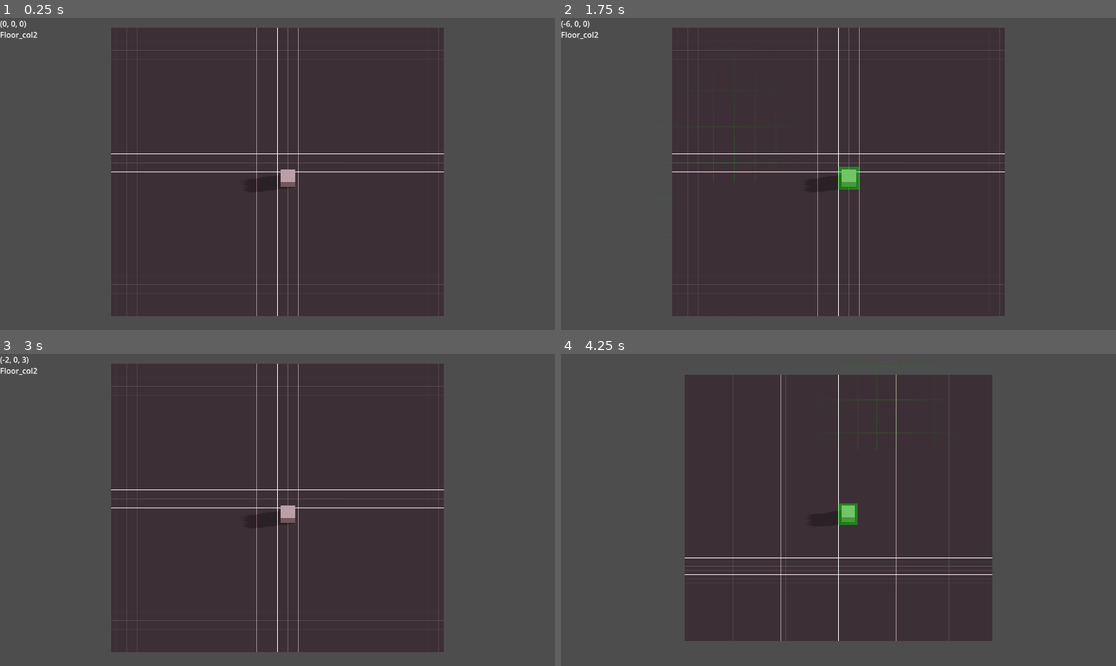
Above: before the commit, frames 1-4 (two rows, left to right).
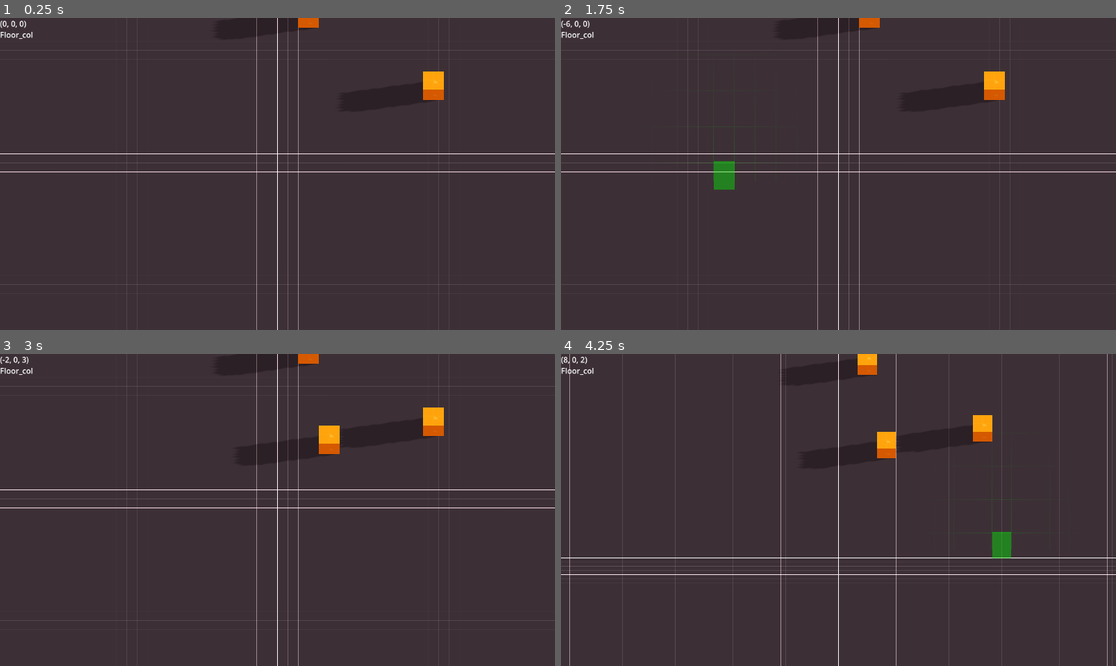
Above: after the commit, the same moments.

Repository: jorie100/Lander
Game: Godot game, scene res://scenes/DebugScene.tscn
Two runs of this game, one before a commit and one after it. Both use one fixed random seed, a clock stepped at 60 frames per second and the inputs below.
Inputs (mouse positions are in pixels of both pictures, inside the frame that each line leads up to):
- Up to frame 1 (0.25 s): no input
- Up to frame 2 (1.75 s): tap Enter at 0.5 s; move the mouse to (960, 158) at 0.52 s; press the mouse at (960, 158) at 0.53 s; tap Q (cycle_structures) at 0.8, 1.35 s; tap Space at 1.25 s; move the mouse to (727, 189) at 1.27 s; release the mouse at (727, 189) at 1.28 s; tap C (toggle_build_mode) at 1.55 s
- Up to frame 3 (3 s): tap Enter at 2 s; move the mouse to (333, 441) at 2.02 s; press the mouse at (333, 441) at 2.03 s; tap C (toggle_build_mode) at 2.1 s; tap Space at 2.75 s; move the mouse to (249, 572) at 2.77 s; release the mouse at (249, 572) at 2.78 s; click (249, 572) at 2.85 s
- Up to frame 4 (4.25 s): tap Q (cycle_structures) at 3.05 s; tap Enter at 3.5 s; move the mouse to (1005, 556) at 3.52 s; tap Mouse wheel down (cam_zoom_down) at 3.6 s; tap C (toggle_build_mode) at 3.8 s

The runs differ from the first frame. In frame 1, 44% of the frame differs, in the area x 0-100%, y 0-100%; in frame 2, 45%; in frame 3, 45%; in frame 4, 52%.
Error before the commit: Invalid access to property or key 'world_generated' on a base object of type 'Node (world_generator.gd)'. (res://scripts/world/world.gd:24)

Commit message:
Preview fixed

Diff:
--- a/scenes/DebugScene.tscn
+++ b/scenes/DebugScene.tscn
@@ -10,7 +10,6 @@
 [ext_resource type="Script" path="res://scripts/world/preview_container.gd" id="4_pfnmy"]
 [ext_resource type="Material" uid="uid://cqlp7kufgqtba" path="res://assets/materials/structures/preview_buildable.tres" id="5_xxv2k"]
 [ext_resource type="Material" uid="uid://bopvtyrfl120p" path="res://assets/materials/structures/preview_not_buildable.tres" id="6_bchxv"]
-[ext_resource type="PackedScene" uid="uid://0n25bdi0ds4f" path="res://scenes/player/Player.tscn" id="7_1qfo7"]
 [ext_resource type="Script" path="res://scripts/world/structures_container.gd" id="8_g41cv"]
 
 [sub_resource type="ArrayMesh" id="ArrayMesh_tksk0"]
@@ -44,10 +43,21 @@
 world_generator = NodePath("WorldGenerator")
 main_camera = NodePath("../MainCamera")
 
-[node name="WorldGenerator" type="Node" parent="World" node_paths=PackedStringArray("structures_container")]
+[node name="WorldGenerator" type="Node" parent="World" node_paths=PackedStringArray("structures_container", "world_floor")]
 script = ExtResource("4_f2ikr")
 current_structure = ExtResource("3_srluh")
 structures_container = NodePath("../StructuresContainer")
+world_floor = NodePath("../Floor")
+
+[node name="Floor" parent="World" instance=ExtResource("1_16ih5")]
+mesh = SubResource("ArrayMesh_tksk0")
+skeleton = NodePath("../..")
+material = ExtResource("4_ip3fi")
+
+[node name="Floor_col" type="StaticBody3D" parent="World/Floor"]
+
+[node name="CollisionShape3D" type="CollisionShape3D" parent="World/Floor/Floor_col"]
+shape = SubResource("ConcavePolygonShape3D_clfng")
 
 [node name="PreviewContainer" type="Node3D" parent="World"]
 script = ExtResource("4_pfnmy")
@@ -56,15 +66,6 @@
 
 [node name="StructuresContainer" type="Node" parent="World"]
 script = ExtResource("8_g41cv")
-
-[node name="Floor" parent="." instance=ExtResource("1_16ih5")]
-mesh = SubResource("ArrayMesh_tksk0")
-material = ExtResource("4_ip3fi")
-
-[node name="Floor_col" type="StaticBody3D" parent="Floor"]
-
-[node name="CollisionShape3D" type="CollisionShape3D" parent="Floor/Floor_col"]
-shape = SubResource("ConcavePolygonShape3D_clfng")
 
 [node name="MainCamera" parent="." instance=ExtResource("4_gwgv0")]
 transform = Transform3D(1, 0, 0, 0, 0.5, 0.866025, 0, -0.866025, 0.5, 0, 90, 52.0788)
@@ -80,18 +81,7 @@
 directional_shadow_split_3 = 0.9
 directional_shadow_fade_start = 1.0
 
-[node name="Player" parent="." instance=ExtResource("7_1qfo7")]
-transform = Transform3D(1, 0, 0, 0, 1, 0, 0, 0, 1, 0.5, 0, 0.5)
-
 [node name="WorldEnvironment" type="WorldEnvironment" parent="."]
 environment = SubResource("Environment_r7bvf")
 
-[connection signal="built_checked" from="World" to="World/PreviewContainer" method="_on_world_generator_built_checked"]
-[connection signal="built_checked" from="World" to="MainCamera" method="_on_world_generator_built_checked"]
-[connection signal="structure_clicked" from="World" to="Player" method="_on_world_generator_structure_clicked"]
-[connection signal="world_generated" from="World" to="World/PreviewContainer" method="_on_world_generator_world_generated"]
-[connection signal="world_generated" from="World" to="Floor" method="_on_world_generator_world_generated"]
-[connection signal="world_generated" from="World" to="Player" method="_on_world_generator_world_generated"]
 [connection signal="build_mode_toggled" from="MainCamera" to="World/PreviewContainer" method="_on_main_camera_build_mode_toggled"]
-[connection signal="structure_changed" from="MainCamera" to="World" method="_on_main_camera_structure_changed"]
-[connection signal="structure_changed" from="MainCamera" to="World/PreviewContainer" method="_on_main_camera_structure_changed"]
--- a/scripts/player/main_camera.gd
+++ b/scripts/player/main_camera.gd
@@ -4,11 +4,7 @@
 signal structure_builded(build_position: Vector3, build_structure: StructureData)
 signal structure_destroyed(collided_structure: CollisionObject3D)
 signal structure_selected(collided_structure: CollisionObject3D)
-
-#signal player_moved(target_position: Vector3)
-#signal structure_clicked(collided_structure: CollisionObject3D)
-signal build_mode_toggled(is_building: bool, structure: StructureData)
-signal structure_changed(structure: StructureData)
+signal build_mode_toggled(is_building: bool)
 
 # Speed of the camera movement
 @export_category("MainCamera")
@@ -39,11 +35,10 @@
 	if Input.is_action_just_pressed("cycle_structures") and build_mode:
 		structures = Utils.rotate_right(structures,1)
 		current_structure = structures.front()
-		structure_changed.emit(current_structure)
 
 	if Input.is_action_just_pressed("toggle_build_mode"):
 		build_mode = not build_mode
-		build_mode_toggled.emit(build_mode, current_structure)
+		build_mode_toggled.emit(build_mode)
 		if grid:
 			grid.visible = build_mode
 
@@ -109,8 +104,7 @@
 			if mouse_3d_position.z < 0:
 				mouse_3d_position.z += -1
 			if raycast_result.get("collider").collision_layer == 1:
-				pass
-				#builded.emit(mouse_3d_position, true)
+				structure_previewed.emit(mouse_3d_position, current_structure)
 
 	if Input.is_action_just_released("cam_zoom_down") and camera_zoom < 50:
 		camera_zoom += 100 * delta * (camera_zoom/20)
@@ -154,7 +148,7 @@
 	var result = space.intersect_ray(ray_query)
 	return result
 
-func _on_world_generator_built_checked(is_buildable):
+func _on_buildable_check(is_buildable):
 	if is_buildable:
 		grid.get_surface_override_material(0).set_shader_parameter("line_color", Color8(0,255,0,255))
 	else:
--- a/scripts/player/player.gd
+++ b/scripts/player/player.gd
@@ -132,9 +132,9 @@
 func _on_world_generator_world_generated(world: WorldData):
 	astar_grid = world.astar_grid
 	floor_height = world.floor_height
-	world.world_changed.connect(_on_world_changed)
-
-func _on_world_changed(world: WorldData):
+	world.world_updated.connect(_on_world_updated)
+
+func _on_world_updated(world: WorldData):
 	astar_grid = world.astar_grid
 	floor_height = world.floor_height
 
--- a/scripts/procedural/procedural_plane.gd
+++ b/scripts/procedural/procedural_plane.gd
@@ -92,6 +92,6 @@
 	# new_material.albedo_color = Color8(randi_range(0,180),randi_range(0,50),randi_range(0,180),1)
 	# self.set_surface_override_material(0, new_material)
 
-func _on_world_generator_world_generated(world: WorldData):
-	update_size(world.width,world.height)
-	self.global_position.y = world.floor_height
+func generate_floor(world_settings: WorldSettings):
+	update_size(world_settings.width,world_settings.height)
+	self.global_position.y = world_settings.floor_height
--- a/scripts/resources/world_data.gd
+++ b/scripts/resources/world_data.gd
@@ -1,7 +1,7 @@
 extends WorldSettings
 class_name WorldData
 
-signal world_changed(world: WorldData)
+signal world_updated(world: WorldData)
 
 @export var structures: Array[StructureData] = []
 
@@ -21,19 +21,12 @@
 	set_generate_structures(world_settings.generate_structures)
 	set_world_seed(world_settings.world_seed)
 
-# Additional functions to handle interactions with structures
-# func get_structure_at_position(position: Vector2) -> StructureData:
-# 	for structure in structures:
-# 		if structure.is_point_in_shape(position):
-# 			return structure
-# 	return null
-
 func is_world_point_solid(x: int, y: int) -> bool:
 	return astar_grid.is_point_solid(Vector2i(x, y))
 
 func set_world_point(x: int, y: int, solid: bool) -> void:
 	astar_grid.set_point_solid(Vector2i(x,y),solid)
-	world_changed.emit(self)
+	world_updated.emit(self)
 
 func is_world_structure_solid(x: int, y: int, structure: StructureData) -> bool:
 	for point in structure.structure_shape:
@@ -49,19 +42,13 @@
 		set_world_point(new_structure.structure_shape[index].x, new_structure.structure_shape[index].y, true)
 	structures.append(new_structure)
 
-# func add_structure(structure: StructureData):
-# 	structures.append(structure)
-# 	for index in structure.structure_shape.size():
-# 		set_world_point(structure.structure_shape[index].x, structure.structure_shape[index].y, true)
-# 	world_changed.emit(self)
-
 func remove_structure(index: int):
 	for point in structures[index].structure_shape:
 		set_world_point(point.x, point.y, false)
 	structures.remove_at(index)
-	world_changed.emit(self)
+	world_updated.emit(self)
 
 # Setters and getters
 func set_astar_grid(value):
 	astar_grid = value
-	world_changed.emit()
+	world_updated.emit()
--- a/scripts/world/preview_container.gd
+++ b/scripts/world/preview_container.gd
@@ -3,39 +3,32 @@
 @export var buildable_material: StandardMaterial3D
 @export var not_buildable_material: StandardMaterial3D
 
-@export var default_structure: StructureData
-
+var default_structure: StructureData
 var current_structure: StructureData
 var floor_height: int = 0
 
-func _on_main_camera_build_mode_toggled(is_building, structure):
-	if not structure is StructureData:
-		current_structure = default_structure
-	else:
-		current_structure = structure
-	if is_building:
-		update_mesh(current_structure)
-		self.visible = true
-	else:
-		self.visible = false
+func _ready():
+	self.visible = false
 
-func _on_main_camera_structure_changed(structure):
-	current_structure = structure
-	update_mesh(current_structure)
+func _on_structure_previewed(build_position: Vector3, build_structure: StructureData):
+	build_position = Vector3i(build_position)
+	self.global_position = build_position
+	self.global_position.y = floor_height + 0.5
+	if current_structure != build_structure:
+		current_structure = build_structure
+		update_mesh(build_structure)
 
-func _on_world_generator_built_checked(is_buildable):
+func _on_buildable_check(is_buildable):
 	for child in self.get_children():
 		if is_buildable:
 			child.set_surface_override_material(0, buildable_material)
 		else:
 			child.set_surface_override_material(0, not_buildable_material)
 
-func _on_main_camera_builded(build_position, _is_preview):
-	build_position = Vector3i(build_position)
-	self.global_position = build_position
-	self.global_position.y = floor_height + 0.5
+func _on_build_mode_toggled(is_build_mode):
+	self.visible = is_build_mode
 
-func _on_world_generator_world_generated(world):
+func _on_world_updated(world):
 	floor_height = world.floor_height
 
 func update_mesh(structure: StructureData):
--- a/scripts/world/world.gd
+++ b/scripts/world/world.gd
@@ -1,10 +1,7 @@
 extends Node3D
 
 signal new_world_started(world_settings: WorldSettings)
-
-signal world_generated(world: WorldData)
-signal built_checked(is_buildable: bool)
-signal structure_clicked(structure: StructureData)
+signal buildable_check(is_buildable: bool)
 
 # Settings del mundo
 @export_category("WorldSettings")
@@ -21,27 +18,39 @@
 var world: WorldData
 
 func _ready() -> void:
-	world_generator.world_generated.connect(_on_world_generated)
-	new_world_started.emit(world_settings)
+	if "build_structure" in structures_container:
 
-	if "build_structure" in structures_container:
+		# World generation
+		world_generator.world_generated.connect(_on_world_generated)
+		self.new_world_started.connect(world_generator._on_new_world_started)
+		new_world_started.emit(world_settings)
+
+		# Camera connections
 		main_camera.structure_previewed.connect(_on_structure_previewed)
 		main_camera.structure_builded.connect(_on_structure_builded)
 		main_camera.structure_destroyed.connect(_on_structure_destroyed)
-		main_camera.structure_selected.connect(_on_structure_selected)
+		# main_camera.structure_selected.connect(_on_structure_selected)
+
+		# Preview container connections
+		main_camera.structure_previewed.connect(preview_container._on_structure_previewed)
+		main_camera.build_mode_toggled.connect(preview_container._on_build_mode_toggled)
+
+		# Buildable checks
+		self.buildable_check.connect(main_camera._on_buildable_check)
+		self.buildable_check.connect(preview_container._on_buildable_check)
+
 
 func _on_world_generated(world_data: WorldData):
 	world = world_data
-	world_generated.emit(world)
 
-func _on_main_camera_structure_clicked(collided_structure: CollisionObject3D):
-	structure_clicked.emit(world.structures[collided_structure.get_index()])
+	world.world_updated.connect(preview_container._on_world_updated)
 
 func _on_structure_previewed(build_position: Vector3, build_structure: StructureData):
-	pass
+	build_position = Vector3i(build_position)
+	buildable_check.emit(!world.is_world_structure_solid(int(build_position.x), int(build_position.z), build_structure))
 
-func _on_structure_selected(collided_structure: CollisionObject3D):
-	pass
+# func _on_structure_selected(collided_structure: CollisionObject3D):
+# 	pass
 
 func _on_structure_builded(build_position: Vector3, build_structure: StructureData):
 	build_position = Vector3i(build_position)
--- a/scripts/world/world_generator.gd
+++ b/scripts/world/world_generator.gd
@@ -1,14 +1,15 @@
 extends Node
 
-signal new_world_generated(world: WorldData)
+signal world_generated(world: WorldData)
 
-@export var current_structure: StructureData
+@export var current_structure: StructureData ## Structure being generated randomly
 @export var structures_container: Node
-
-func _ready():
-	self.get_parent().new_world_started.connect(_on_new_world_started)
+@export var world_floor: Node3D
 
 func _on_new_world_started(world_settings: WorldSettings):
+	# Generar piso
+	world_floor.generate_floor(world_settings)
+
 	# Para que el punto (0,0) sea el centro del mundo
 	var width = world_settings.width
 	var height = world_settings.height
@@ -43,7 +44,7 @@
 
 	new_world.world_seed = rng.seed
 	print("seed: ",new_world.world_seed)
-	new_world_generated.emit(new_world)
+	world_generated.emit(new_world)
 
 # Noise
 func setup_noise(noise: FastNoiseLite, noise_rng: RandomNumberGenerator):
@@ -86,8 +87,8 @@
 			var distance_squared = x * x + y * y
 			if distance_squared > spawn_radius_squared:
 				if noise_grid[x - half_width][y - half_height] > noise_value:
-					world.add_structure_at(int(x), int(y), current_structure)
-					build_structure(int(x), world.floor_height, int(y), current_structure)
+					world.add_structure(int(x), int(y), current_structure)
+					structures_container.build_structure(Vector3(int(x), world.floor_height, int(y)), current_structure)
 
 	return world
 
@@ -108,14 +109,7 @@
 							is_generatable = false
 							break  # Stop checking if we find a solid point
 					if is_generatable:
-						world.add_structure_at(int(x), int(y), current_structure)
-						build_structure(int(x), world.floor_height, int(y), current_structure)
+						world.add_structure(int(x), int(y), current_structure)
+						structures_container.build_structure(Vector3(int(x), world.floor_height, int(y)), current_structure)
 
 	return world
-
-# Build in structure container
-func build_structure(x: int, z: float, y: int, structure: StructureData) -> void:
-	#var new_structure: StructureData = structure.duplicate()
-	var new_structure_scene = structure.structure_scene.instantiate()
-	structures_container.add_child(new_structure_scene)
-	new_structure_scene.global_position = Vector3(x, z + 0.5, y)
Not shown: 1 places in scenes/DebugScene.tscn that only renumber resources
